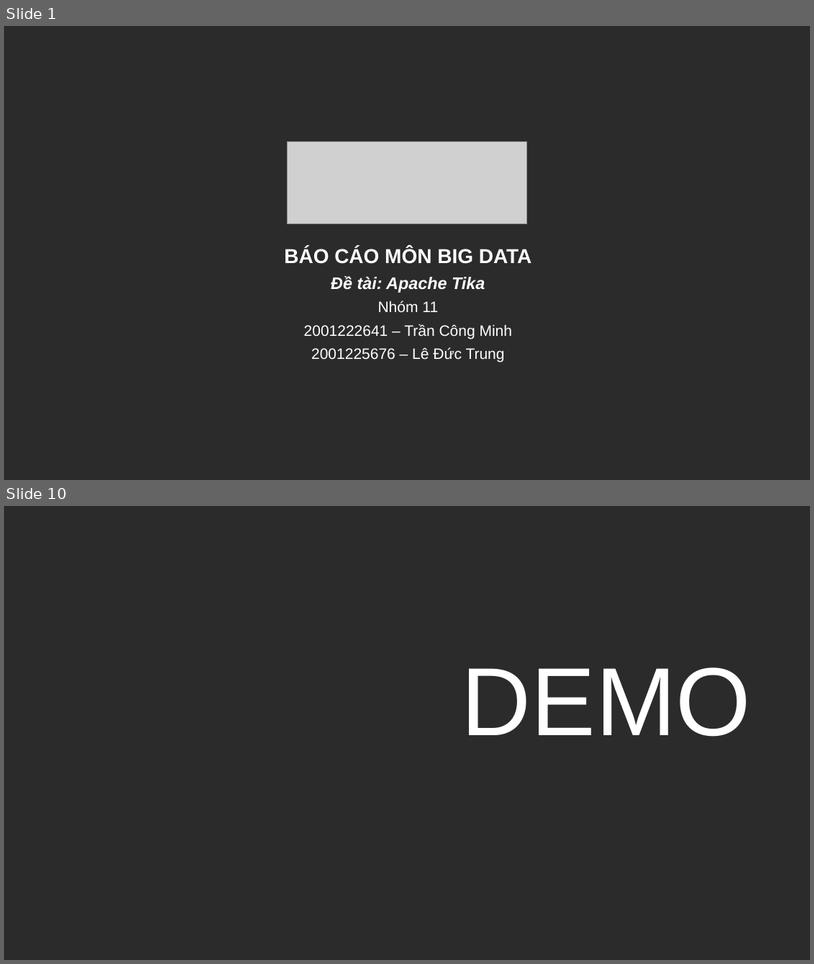
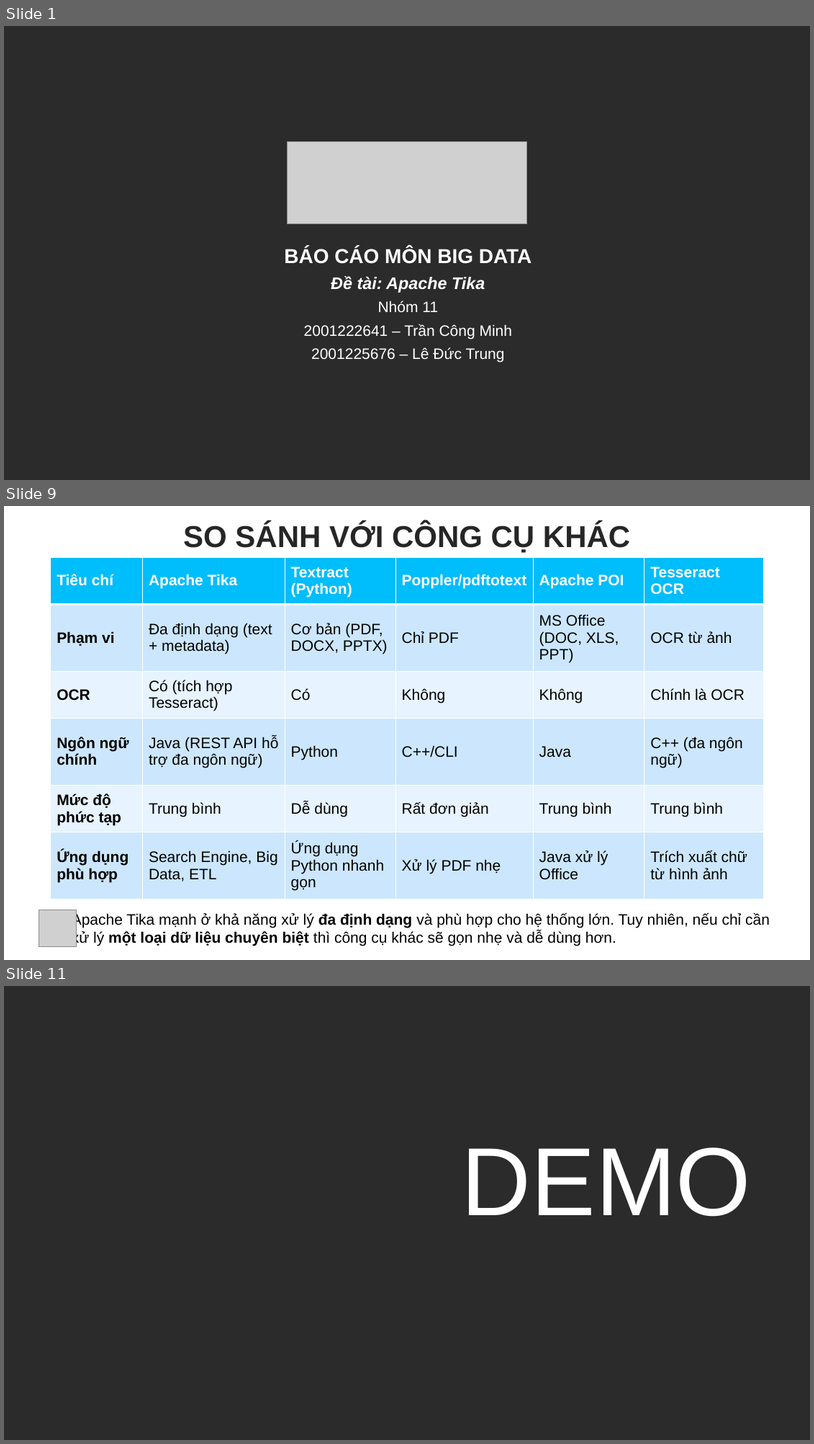
Before and after one commit to dexter826/tika_demo, a slide deck: Report_ApacheTika.pptx. Shown one above the other, each under a label of ours: slides 1 and 10 before the commit, slides 1, 9 and 11 after it; the slides between them are not shown. The pictures are 814x964 and 814x1444 pixels, drawn with LibreOffice and Linux fonts; fonts in the diff are those of the drawing; grey boxes stand for pictures; background and template pictures are left out; a plain dark background stands for a picture behind light text. Boxes give left, top, right and bottom in pixels: in the first picture for what was removed or moved away, otherwise in the second. Text is boxed around its words. In the diff, an @@ line names an element or a change of style, - is before the commit and + after.

```diff
--- a/Report_ApacheTika.pptx
+++ b/Report_ApacheTika.pptx
@@ slide 9 added at [4, 506, 810, 960], background #FFFFFF @@
@@ text added at [183, 523, 630, 553], 36 pt, text #262626, bold @@
+SO SÁNH VỚI CÔNG CỤ KHÁC
@@ table added at [51, 557, 763, 899], 6 rows, 6 columns @@
+Tiêu chí | Apache Tika | Textract (Python) | Poppler/pdftotext | Apache POI | Tesseract OCR
+Phạm vi | Đa định dạng (text + metadata) | Cơ bản (PDF, DOCX, PPTX) | Chỉ PDF | MS Office (DOC, XLS, PPT) | OCR từ ảnh
+OCR | Có (tích hợp Tesseract) | Có | Không | Không | Chính là OCR
+Ngôn ngữ chính | Java (REST API hỗ trợ đa ngôn ngữ) | Python | C++/CLI | Java | C++ (đa ngôn ngữ)
+Mức độ phức tạp | Trung bình | Dễ dùng | Rất đơn giản | Trung bình | Trung bình
+Ứng dụng phù hợp | Search Engine, Big Data, ETL | Ứng dụng Python nhanh gọn | Xử lý PDF nhẹ | Java xử lý Office | Trích xuất chữ từ hình ảnh
@@ picture added at [39, 910, 77, 947] @@
@@ text added at [72, 913, 770, 946], 18 pt, text #000000 @@
+Apache Tika mạnh ở khả năng xử lý đa định dạng và phù hợp cho hệ thống lớn. Tuy nhiên, nếu chỉ cần xử lý một loại dữ liệu chuyên biệt thì công cụ khác sẽ gọn nhẹ và dễ dùng hơn.
@@ what was slide 10 is now slide 11 @@
```
Also in this commit, not shown: 7 slides changed, 1 other slide added, 1 slide removed, 2 other files.
